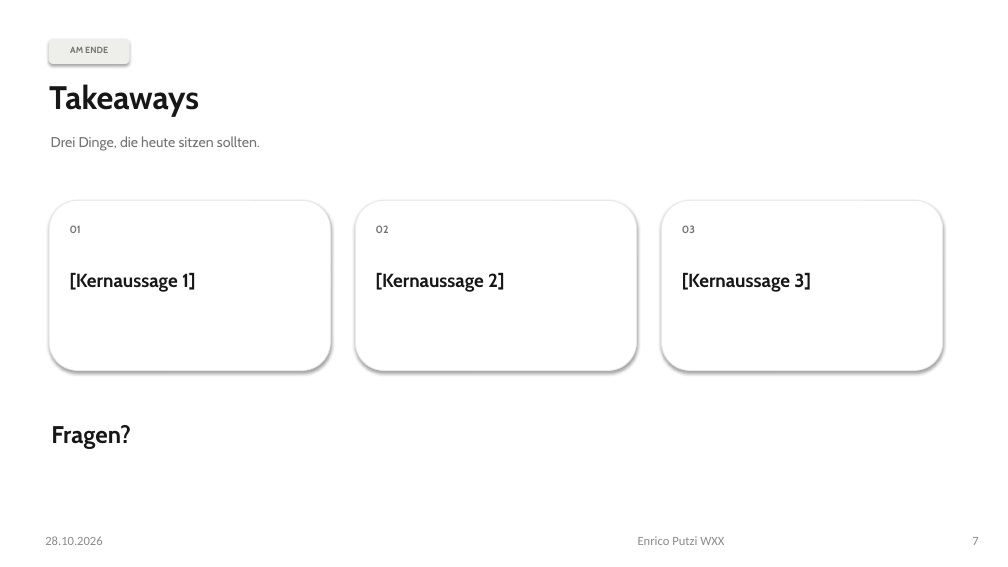
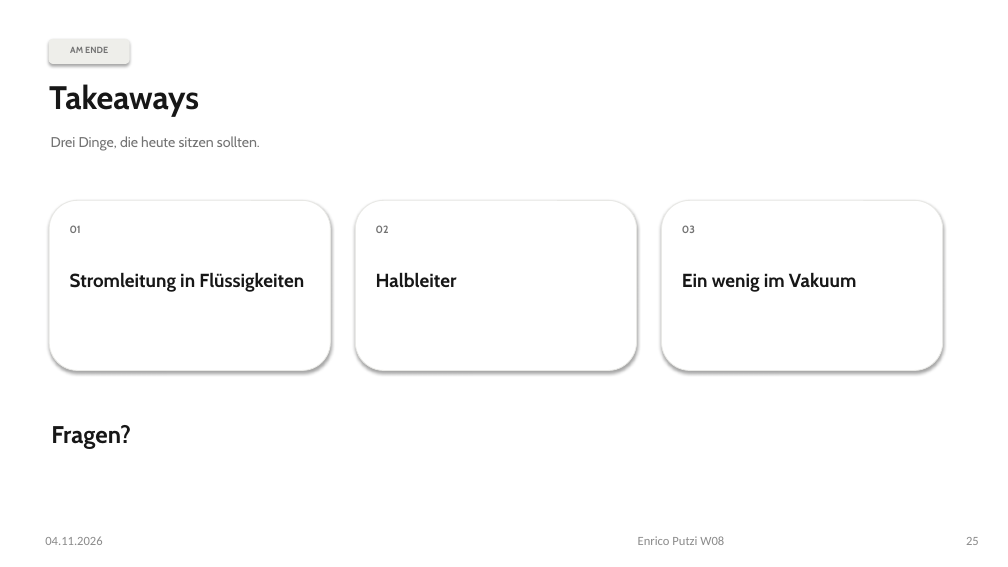
Before and after one commit to eputzi/eputzi.github.io, a slide deck: slide 25 of courses/nus1/files/slides/W08.pptx (slide 7 before the commit). Drawn at 1008x567 pixels with LibreOffice and Linux fonts; fonts in the diff are those of the drawing. Boxes give left, top, right and bottom in pixels: in the first picture for what was removed or moved away, otherwise in the second. Text is boxed around its words. In the diff, an @@ line names an element or a change of style, - is before the commit and + after.

```diff
--- a/courses/nus1/files/slides/W08.pptx
+++ b/courses/nus1/files/slides/W08.pptx
@@ text at bbox=[70, 273, 304, 292]: text changed @@
-[Kernaussage 1]
+Stromleitung in Flüssigkeiten
@@ text at bbox=[376, 273, 457, 288]: text changed @@
-[Kernaussage 2]
+Halbleiter
@@ text at bbox=[682, 273, 856, 292]: text changed @@
-[Kernaussage 3]
+Ein wenig im Vakuum
@@ text at bbox=[45, 536, 102, 545]: text changed @@
-28.10.2026
+04.11.2026
@@ text at bbox=[638, 536, 724, 545]: text changed @@
-Enrico Putzi WXX
+Enrico Putzi W08
@@ page number at bbox=[966, 537, 979, 545]: text changed @@
-7
+25
```
Also in this commit, not shown: 1 other slide changed, 23 slides added, 5 slides removed, 3 other files.
